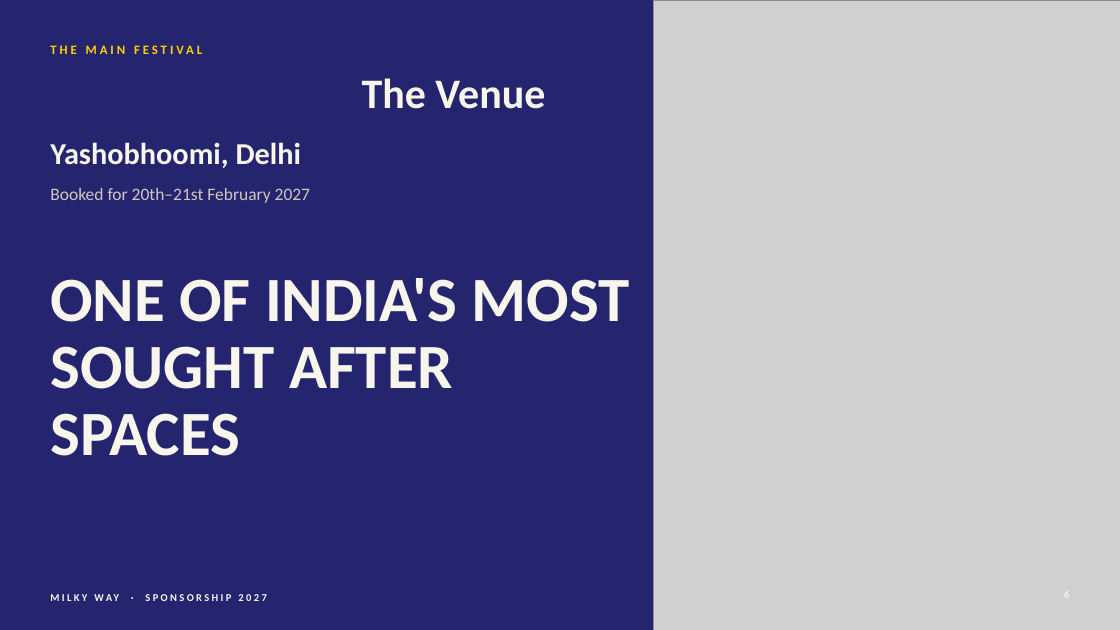
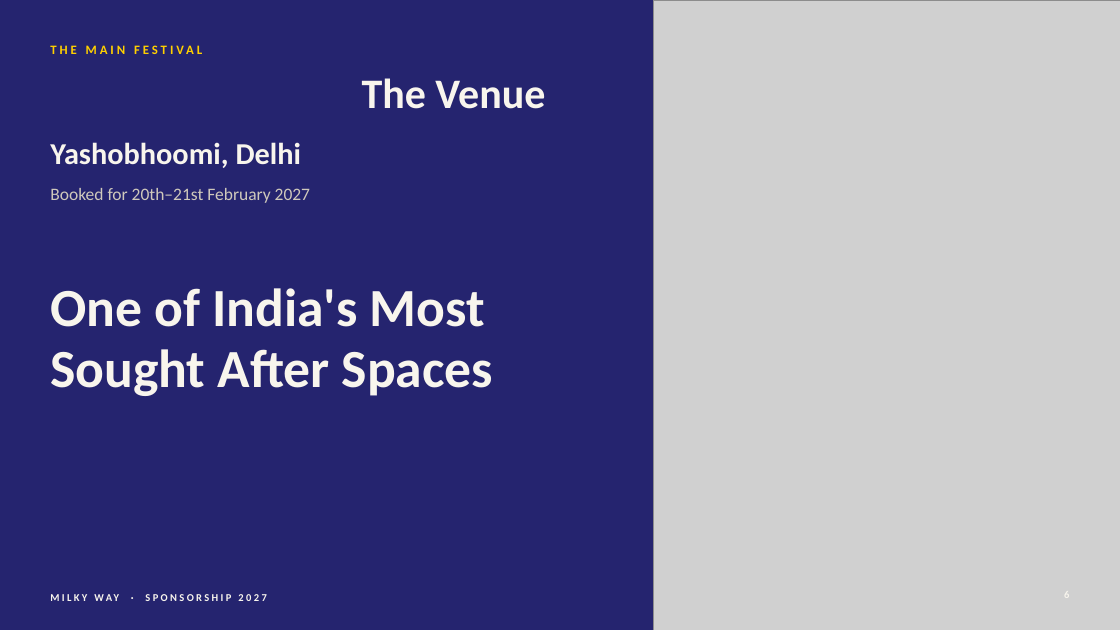
Before and after one commit to adityamittal2103/milkywayspons, a slide deck: slide 6 of deck/Milky-Way-Sponsorship-2027.pptx. Drawn at 1120x630 pixels with LibreOffice and Linux fonts; fonts in the diff are those of the drawing; grey boxes stand for pictures. Boxes give left, top, right and bottom in pixels: in the first picture for what was removed or moved away, otherwise in the second. Text is boxed around its words. In the diff, an @@ line names an element or a change of style, - is before the commit and + after.

```diff
--- a/deck/Milky-Way-Sponsorship-2027.pptx
+++ b/deck/Milky-Way-Sponsorship-2027.pptx
@@ text at (50,288,493,396): text changed; size 54 to 46 pt @@
-ONE OF INDIA'S MOST SOUGHT AFTER SPACES
+One of India's Most Sought After Spaces
```
Also in this commit, not shown: 14 other slides changed, 1 slide added, 2 slides removed, 30 other files.
